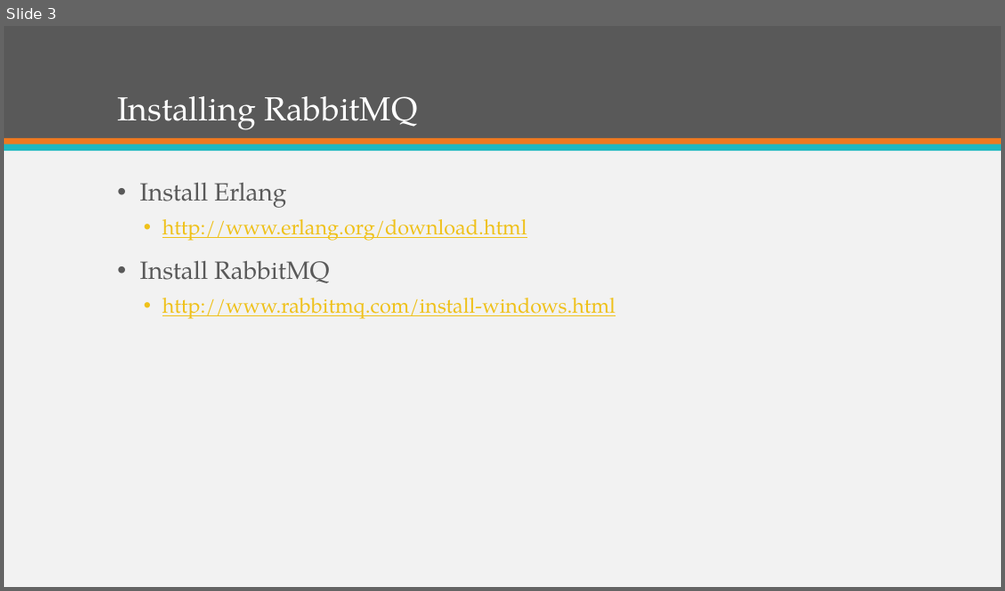
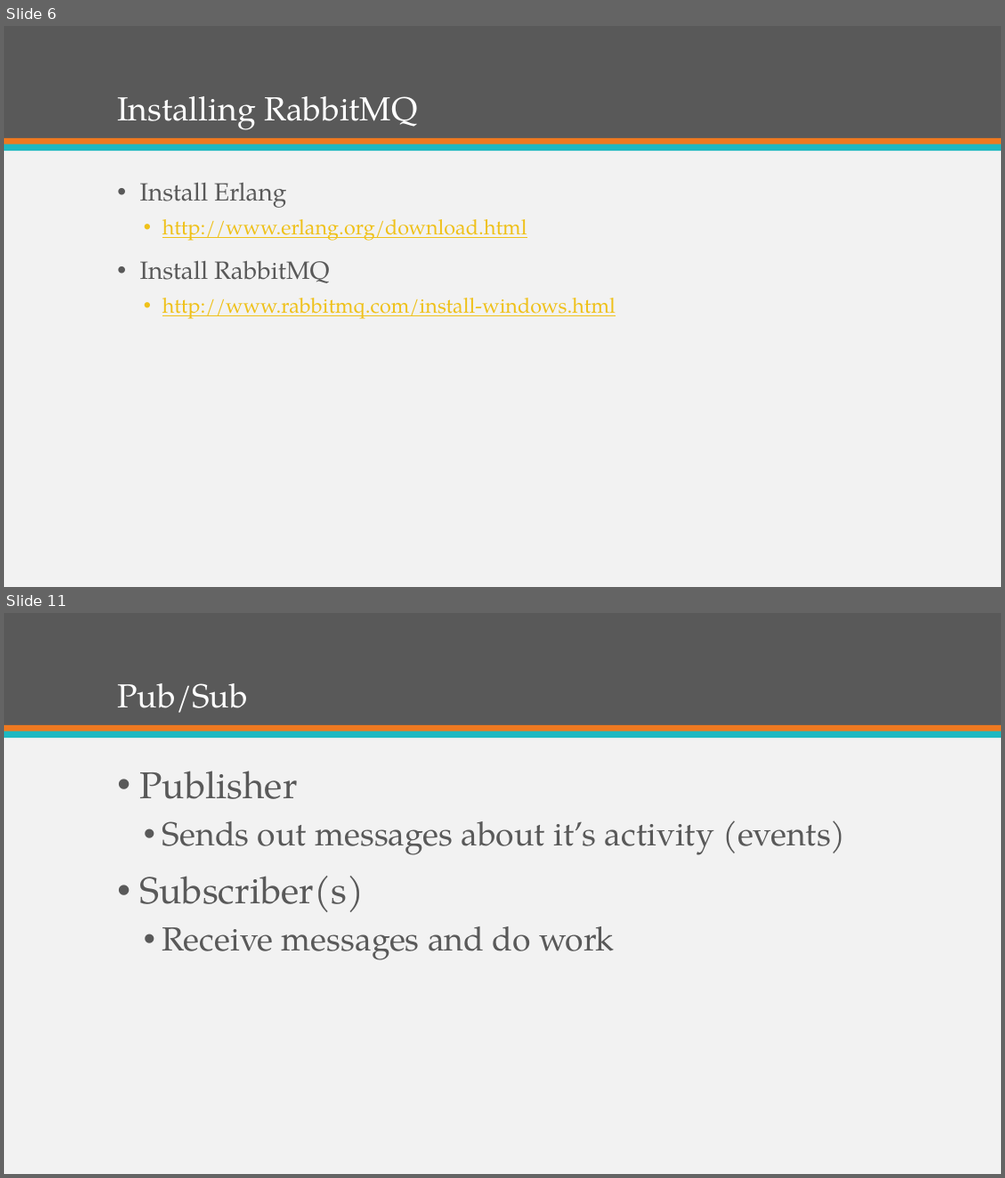
Before and after one commit to ekepes/Presentations, a slide deck: BreakingDownComplexSystemswithRabbitMQ/Breaking Down Complex Systems with RabbitMQ.pptx. Shown one above the other, each under a label of ours: slide 3 before the commit, slides 6 and 11 after it; the slides between them are not shown. The pictures are 1005x591 and 1005x1178 pixels, drawn with LibreOffice and Linux fonts; fonts in the diff are those of the drawing. Boxes give left, top, right and bottom in pixels: in the first picture for what was removed or moved away, otherwise in the second. Text is boxed around its words. In the diff, an @@ line names an element or a change of style, - is before the commit and + after.

```diff
--- a/BreakingDownComplexSystemswithRabbitMQ/Breaking Down Complex Systems with RabbitMQ.pptx
+++ b/BreakingDownComplexSystemswithRabbitMQ/Breaking Down Complex Systems with RabbitMQ.pptx
@@ slide 11 added at bbox=[4, 613, 1001, 1174], background #F2F2F2; not listed: 3 template elements that a slide beside it also shows @@
@@ title added at bbox=[117, 683, 248, 713], 32 pt, text #FFFFFF @@
+Pub/Sub
@@ text added at bbox=[140, 771, 846, 960], 32 pt, text #595959 @@
+• Publisher
+  • Sends out messages about it’s activity (events)
+• Subscriber(s)
+  • Receive messages and do work
@@ what was slide 3 is now slide 6 @@
```
Also in this commit, not shown: 2 slides changed, 20 other slides added, 16 other files.
